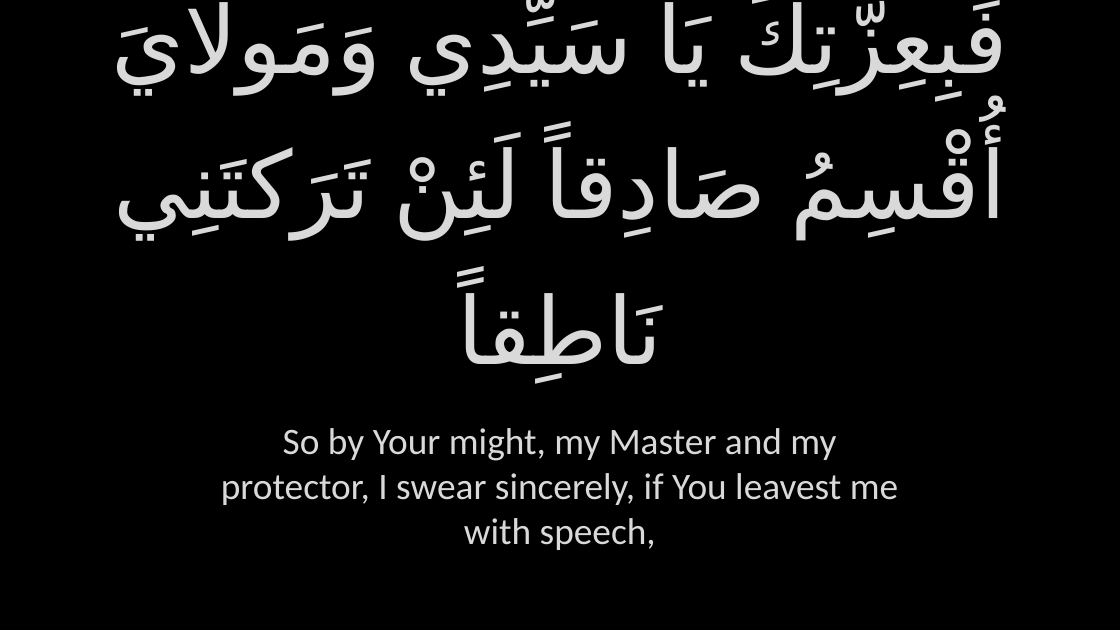
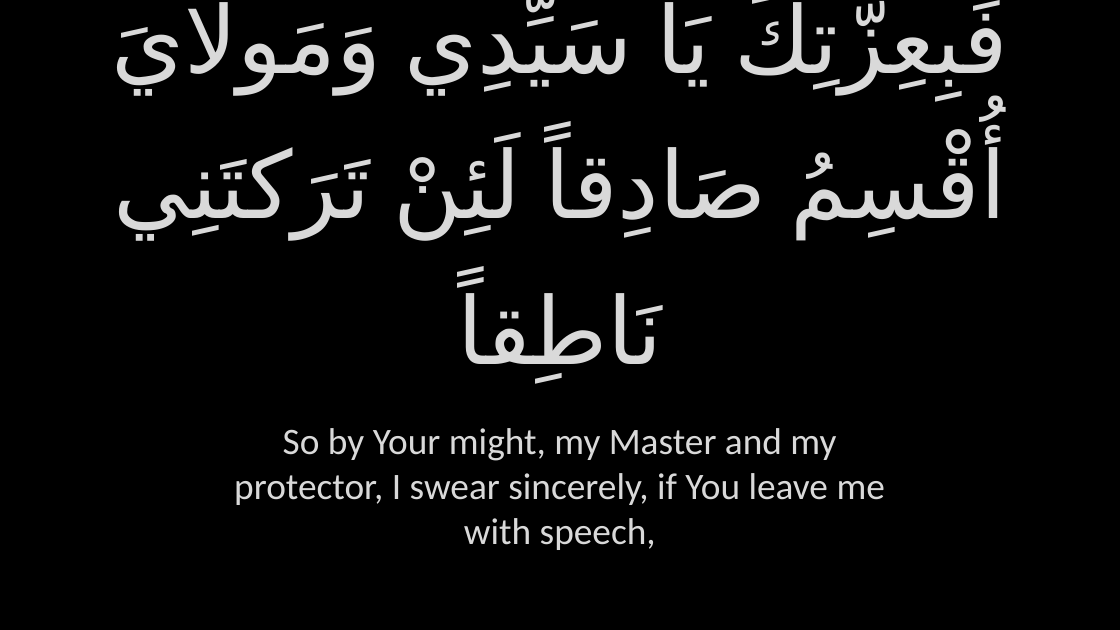
Before and after one commit to GhayurH/Slides, a slide deck: slide 130 of Slides/PPTs/Aza - Dua Kumayl.pptx. Drawn at 1120x630 pixels with LibreOffice and Linux fonts; fonts in the diff are those of the drawing; background and template pictures are left out. Boxes give left, top, right and bottom in pixels: in the first picture for what was removed or moved away, otherwise in the second. Text is boxed around its words. In the diff, an @@ line names an element or a change of style, - is before the commit and + after.

```diff
--- a/Slides/PPTs/Aza - Dua Kumayl.pptx
+++ b/Slides/PPTs/Aza - Dua Kumayl.pptx
@@ text at <box>234,428,885,550</box>: text changed @@
-So by Your might, my Master and my protector, I swear sincerely, if You leavest me with speech,
+So by Your might, my Master and my protector, I swear sincerely, if You leave me with speech,
```
Also in this commit, not shown: 64 other slides changed, 10 other files.
